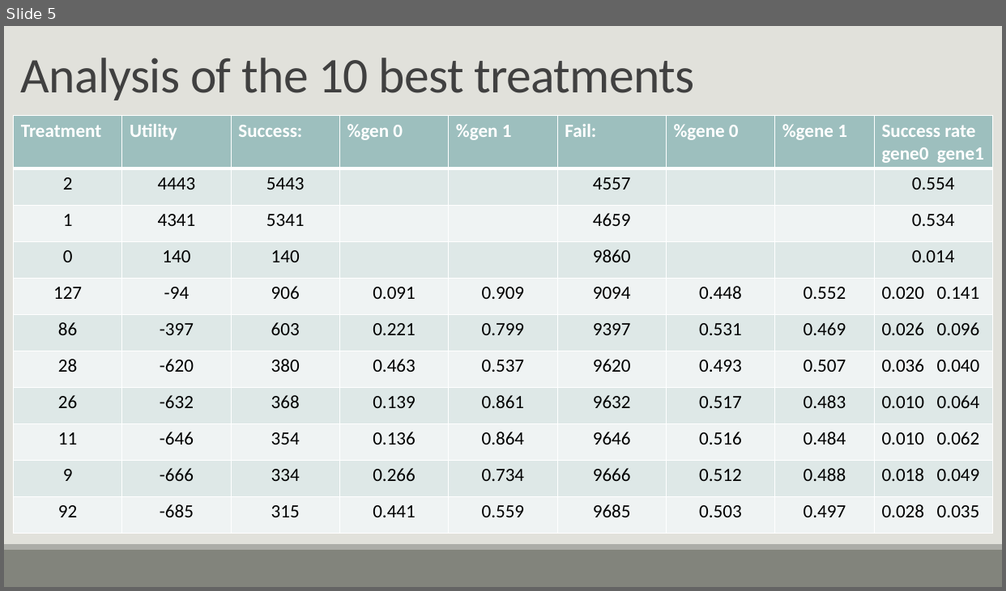
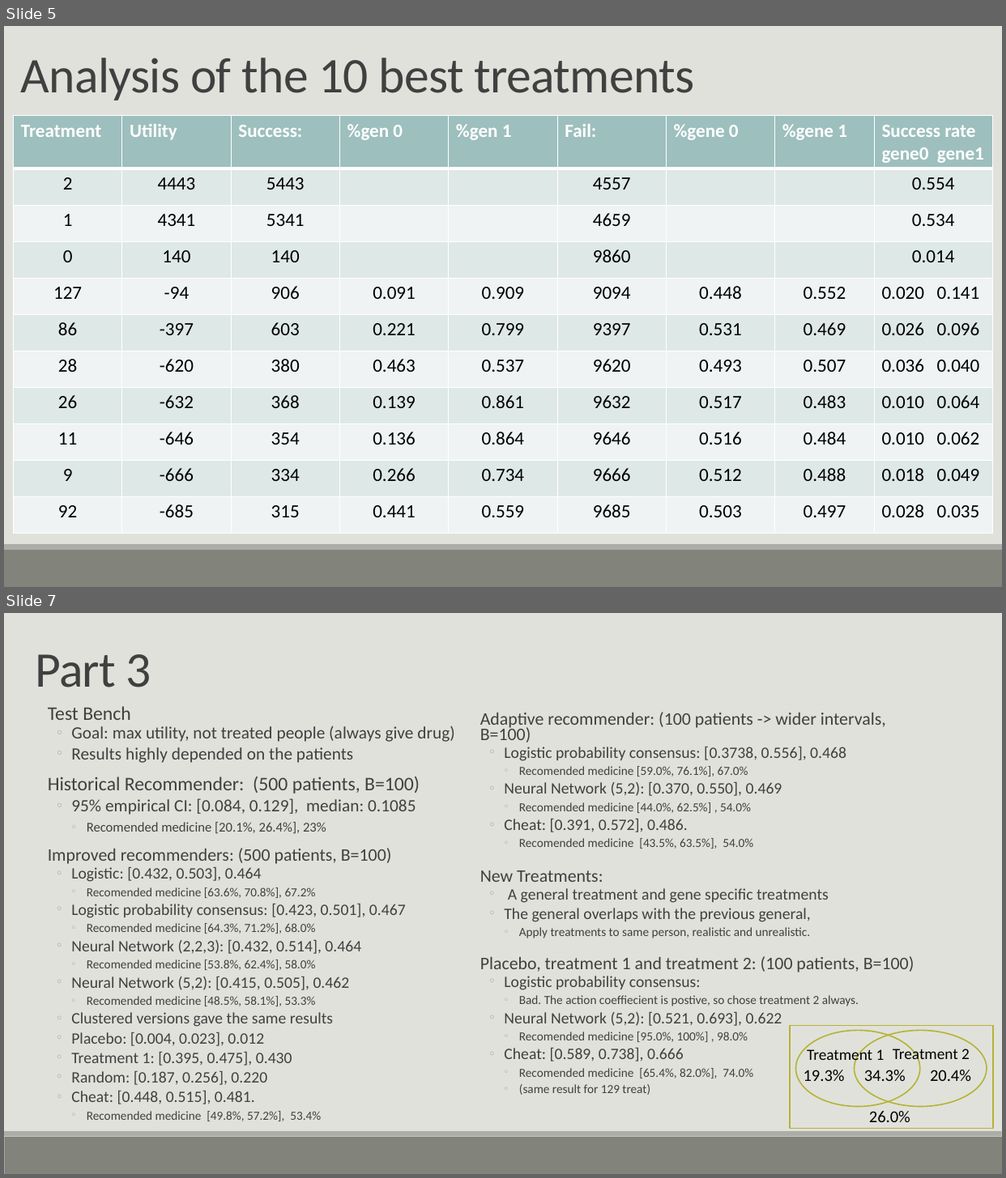
Before and after one commit to lholsen96/ml-society-science, a slide deck: src/project2/Part3/Medical project.pptx. Shown one above the other, each under a label of ours: slide 5 before the commit, slides 5 and 7 after it; the slides between them are not shown. The pictures are 1006x591 and 1006x1178 pixels, drawn with LibreOffice and Linux fonts; fonts in the diff are those of the drawing. Boxes give left, top, right and bottom in pixels: in the first picture for what was removed or moved away, otherwise in the second. Text is boxed around its words. In the diff, an @@ line names an element or a change of style, - is before the commit and + after.

```diff
--- a/src/project2/Part3/Medical project.pptx
+++ b/src/project2/Part3/Medical project.pptx
@@ slide 7 added at (4, 613, 1002, 1174), background #E1E1DB; not listed: 2 template elements that a slide beside it also shows @@
@@ text added at (35, 654, 151, 688), 48 pt, text #404040 @@
+Part 3
@@ text added at (48, 706, 454, 763), 16.6 pt, text #404040 @@
+  Test Bench
+  ◦ Goal: max utility, not treated people (always give drug)
+  ◦ Results highly depended on the patients
@@ text added at (480, 712, 886, 849), 15.3 pt, text #404040 @@
+  Adaptive recommender: (100 patients -> wider intervals, B=100)
+  ◦ Logistic probability consensus: [0.3738, 0.556], 0.468
+    ◦ Recomended medicine [59.0%, 76.1%], 67.0%
+  ◦ Neural Network (5,2): [0.370, 0.550], 0.469
+    ◦ Recomended medicine [44.0%, 62.5%] , 54.0%
+  ◦ Cheat: [0.391, 0.572], 0.486.
+    ◦ Recomended medicine [43.5%, 63.5%], 54.0%
@@ text added at (48, 777, 420, 834), 16.6 pt, text #404040 @@
+  Historical Recommender: (500 patients, B=100)
+  ◦ 95% empirical CI: [0.084, 0.129], median: 0.1085
+    ◦ Recomended medicine [20.1%, 26.4%], 23%
@@ text added at (48, 848, 406, 1122), 15.3 pt, text #404040 @@
+  Improved recommenders: (500 patients, B=100)
+  ◦ Logistic: [0.432, 0.503], 0.464
+    ◦ Recomended medicine [63.6%, 70.8%], 67.2%
+  ◦ Logistic probability consensus: [0.423, 0.501], 0.467
+    ◦ Recomended medicine [64.3%, 71.2%], 68.0%
+  ◦ Neural Network (2,2,3): [0.432, 0.514], 0.464
+    ◦ Recomended medicine [53.8%, 62.4%], 58.0%
+  ◦ Neural Network (5,2): [0.415, 0.505], 0.462
+    ◦ Recomended medicine [48.5%, 58.1%], 53.3%
+  ◦ Clustered versions gave the same results
+  ◦ Placebo: [0.004, 0.023], 0.012
+  ◦ Treatment 1: [0.395, 0.475], 0.430
+  ◦ Random: [0.187, 0.256], 0.220
+  ◦ Cheat: [0.448, 0.515], 0.481.
+    ◦ Recomended medicine [49.8%, 57.2%], 53.4%
@@ text added at (480, 871, 829, 939), 15.3 pt, text #404040 @@
+  New Treatments:
+  ◦ A general treatment and gene specific treatments
+  ◦ The general overlaps with the previous general,
+    ◦ Apply treatments to same person, realistic and unrealistic.
@@ text added at (480, 956, 914, 1095), 11.9 pt, text #404040 @@
+  Placebo, treatment 1 and treatment 2: (100 patients, B=100)
+  ◦ Logistic probability consensus:
+    ◦ Bad. The action coeffiecient is postive, so chose treatment 2 always.
+  ◦ Neural Network (5,2): [0.521, 0.693], 0.622
+    ◦ Recomended medicine [95.0%, 100%] , 98.0%
+  ◦ Cheat: [0.589, 0.738], 0.666
+    ◦ Recomended medicine [65.4%, 82.0%], 74.0%
+    ◦ (same result for 129 treat)
@@ rectangle added at (790, 1025, 993, 1129), outline #B3B435 1.25 pt @@
@@ ellipse added at (796, 1031, 920, 1107), outline #B3B435 1.25 pt @@
@@ text added at (807, 1047, 884, 1064), 15 pt, text #000000 @@
+Treatment 1
@@ ellipse added at (854, 1031, 987, 1107), outline #B3B435 1.25 pt @@
@@ text added at (893, 1046, 970, 1063), 15 pt, text #000000 @@
+Treatment 2
@@ text added at (803, 1070, 845, 1081), 16 pt, text #000000 @@
+19.3%
@@ text added at (864, 1070, 906, 1081), 16 pt, text #000000 @@
+34.3%
@@ text added at (930, 1070, 971, 1081), 16 pt, text #000000 @@
+20.4%
@@ text added at (869, 1111, 910, 1122), 16 pt, text #000000 @@
+26.0%
```
Also in this commit, not shown: 2 slides changed.
